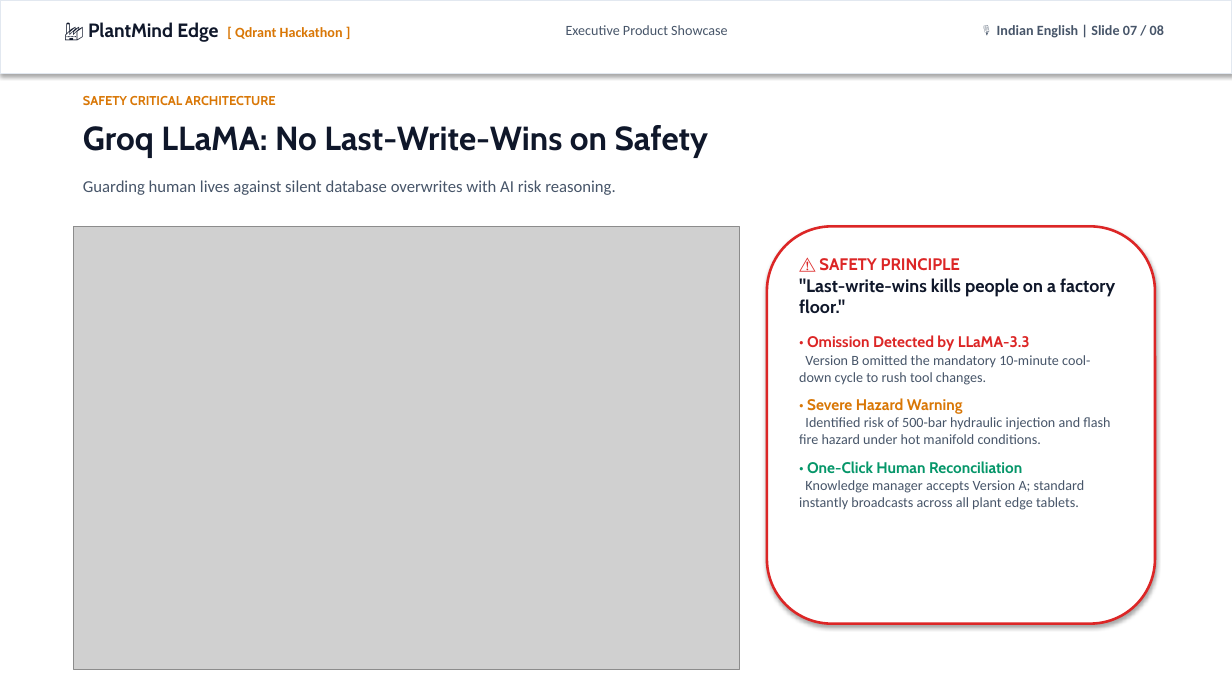
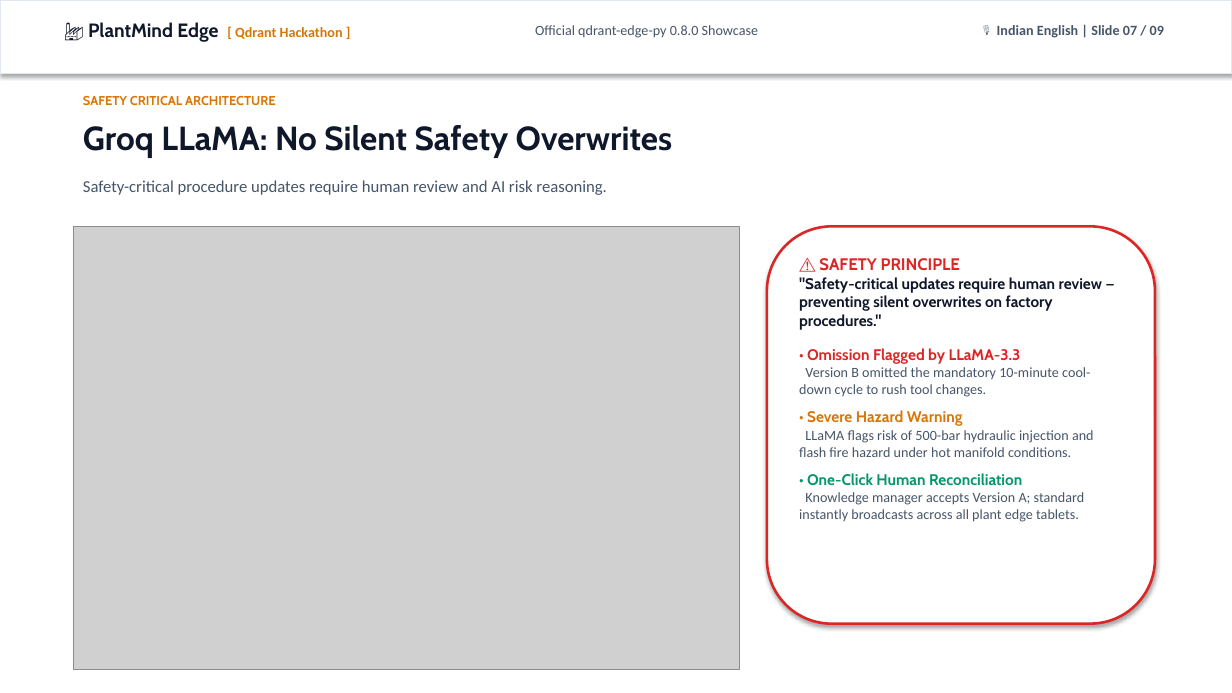
Before and after one commit to Pradhyut21/PlantMind-Edge-, a slide deck: slide 7 of PlantMind_Edge_Executive_Deck.pptx. Drawn at 1232x693 pixels with LibreOffice and Linux fonts; fonts in the diff are those of the drawing; grey boxes stand for pictures. Boxes give left, top, right and bottom in pixels: in the first picture for what was removed or moved away, otherwise in the second. Text is boxed around its words. In the diff, an @@ line names an element or a change of style, - is before the commit and + after.

Commit message:
feat: official qdrant-edge-py 0.8.0 integration, canonical assets, and strict 7/7 verification suite

```diff
--- a/PlantMind_Edge_Executive_Deck.pptx
+++ b/PlantMind_Edge_Executive_Deck.pptx
@@ text at (x1=535, y1=25, x2=759, y2=38): text changed @@
-Executive Product Showcase
+Official qdrant-edge-py 0.8.0 Showcase
@@ text at (x1=997, y1=25, x2=1164, y2=38): text changed @@
-🎙️ Indian English | Slide 07 / 08
+🎙️ Indian English | Slide 07 / 09
@@ text at (x1=83, y1=125, x2=673, y2=158): text changed @@
-Groq LLaMA: No Last-Write-Wins on Safety
+Groq LLaMA: No Silent Safety Overwrites
@@ text at (x1=83, y1=180, x2=606, y2=195): text changed @@
-Guarding human lives against silent database overwrites with AI risk reasoning.
+Safety-critical procedure updates require human review and AI risk reasoning.
@@ text at (x1=799, y1=277, x2=1102, y2=364): text changed; size 14 to 12 pt @@
-"Last-write-wins kills people on a factory floor."
-• Omission Detected by LLaMA-3.3
+"Safety-critical updates require human review — preventing silent overwrites on factory procedures."
+• Omission Flagged by LLaMA-3.3
@@ text at (x1=799, y1=430, x2=1094, y2=457): text changed @@
-Identified risk of 500-bar hydraulic injection and flash fire hazard under hot manifold conditions.
+LLaMA flags risk of 500-bar hydraulic injection and flash fire hazard under hot manifold conditions.
```
Also in this commit, not shown: 6 other slides changed, 2 slides added, 1 slide removed, 46 other files.
